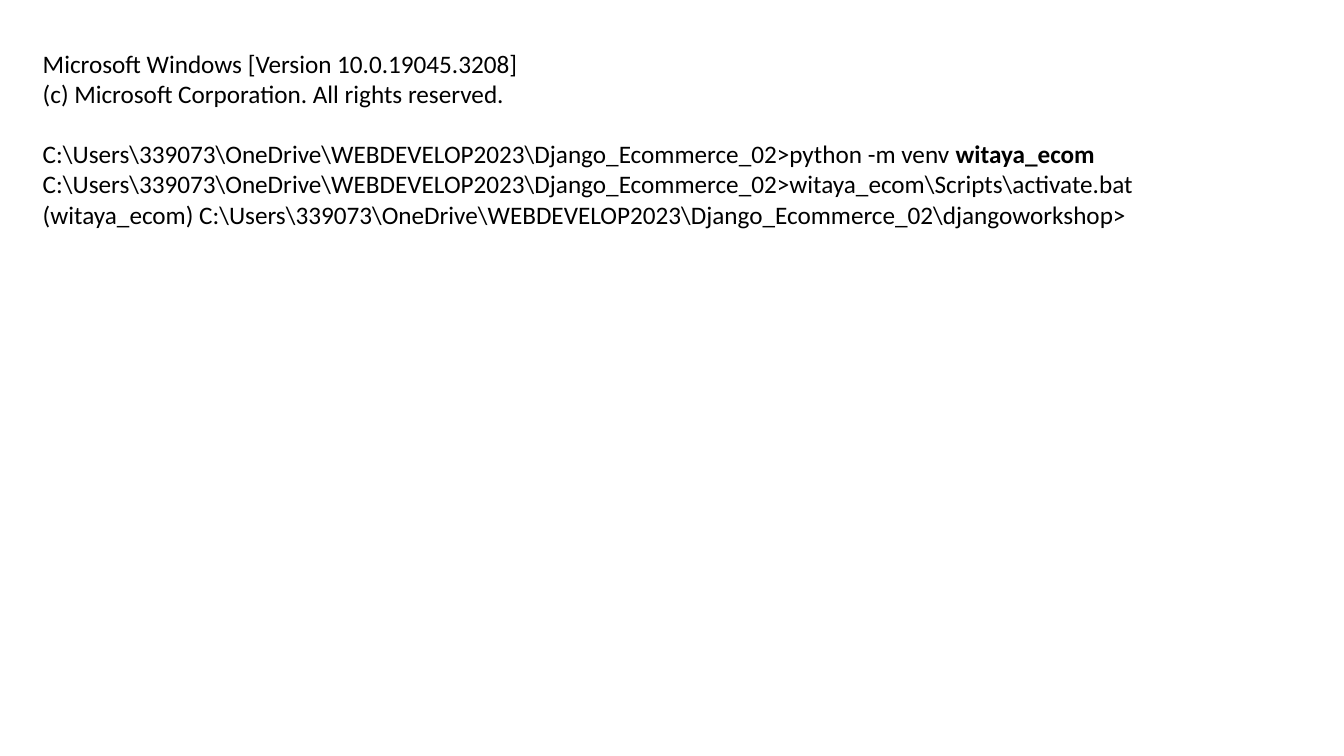
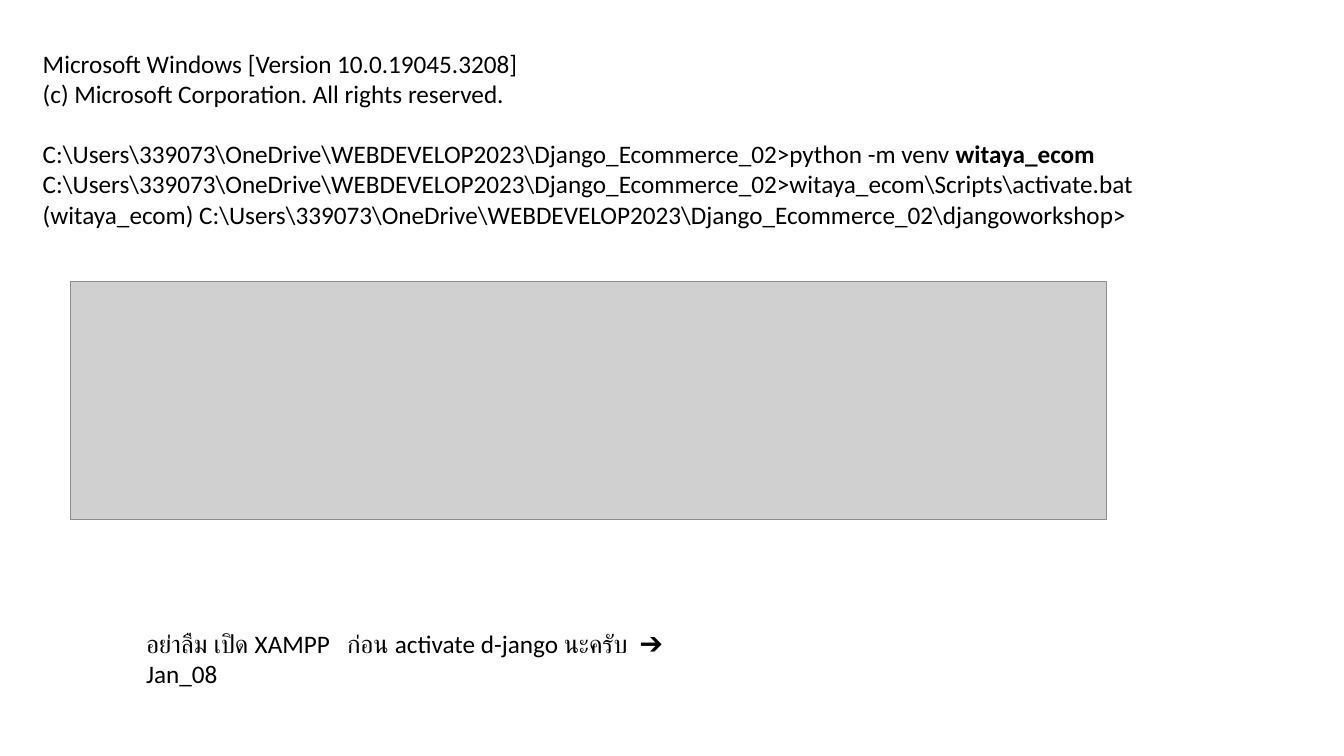
Before and after one commit to Witaya252525/Djanko_workshop, a slide deck: slide 6 of MEMO Djano Ecommerce.pptx. Drawn at 1344x756 pixels with LibreOffice and Linux fonts; fonts in the diff are those of the drawing; grey boxes stand for pictures. Boxes give left, top, right and bottom in pixels: in the first picture for what was removed or moved away, otherwise in the second. Text is boxed around its words. In the diff, an @@ line names an element or a change of style, - is before the commit and + after.

```diff
--- a/MEMO Djano Ecommerce.pptx
+++ b/MEMO Djano Ecommerce.pptx
@@ picture added at [71,281,1106,519] @@
@@ text added at [146,634,628,687], 18 pt, text #000000 @@
+อย่าลืม เปิด XAMPP ก่อน activate d-jango นะครับ ➔ Jan_08
```
Also in this commit, not shown: 1 other slide changed, 1 slide added, 3 other files.
